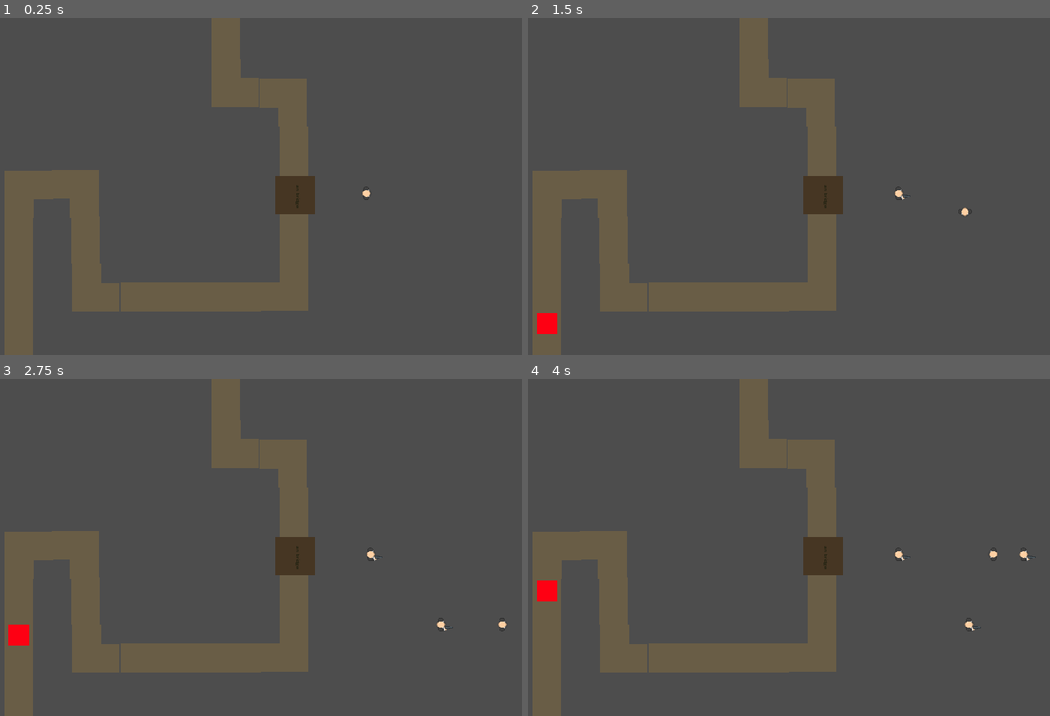
Above: before the commit, frames 1-4 (two rows, left to right).
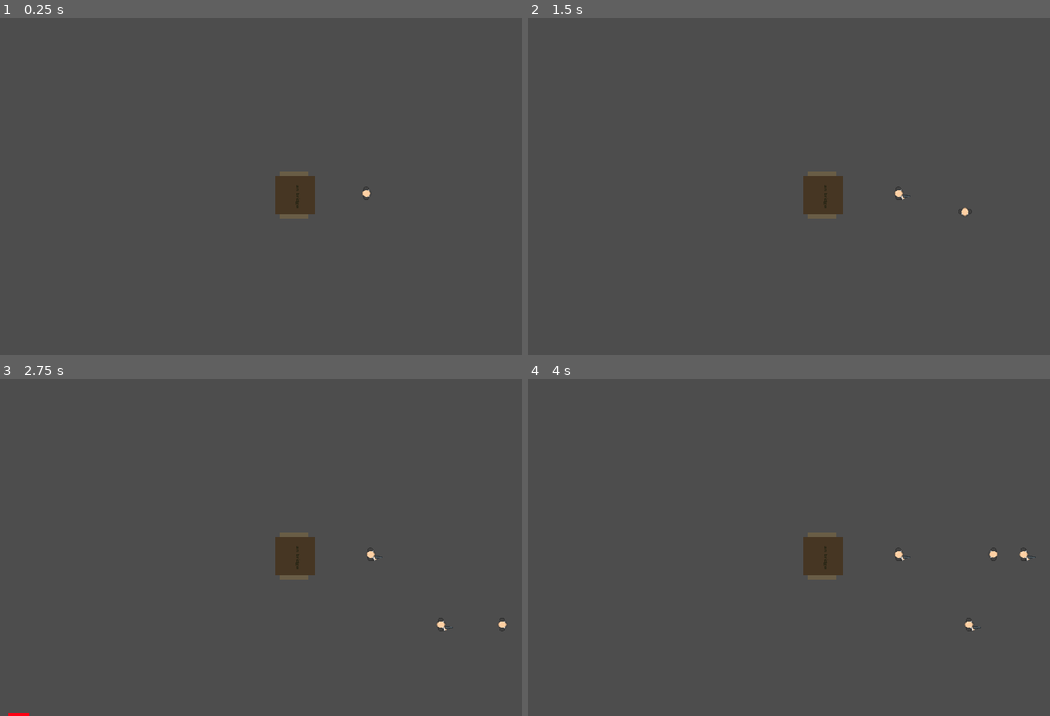
Above: after the commit, the same moments.

Repository: egreenfield323/CS390-group-prototype
Game: Godot game, scene res://GameObjects/enemyPathTrial-COPY.tscn
The game is run twice, just before and just after one commit, with the same random seed, the same clock (stepped at 60 frames per second) and the same inputs. This scene is started directly instead of the project's main scene.
Inputs (mouse positions are in pixels of both pictures, inside the frame that each line leads up to):
- Up to frame 1 (0.25 s): no input
- Up to frame 2 (1.5 s): tap Enter at 0.5 s; move the mouse to (903, 169) at 0.52 s; hold D (move_right) 0.53-1.28 s; tap Space (clone) at 0.6, 1.35 s; move the mouse to (653, 203) at 1.27 s; hold S (move_down) from 1.28 s (still down)
- Up to frame 3 (2.75 s): move the mouse to (302, 473) at 2.02 s; release S (move_down) at 2.03 s; hold D (move_right) from 2.03 s (still down); tap Space (clone) at 2.1 s
- Up to frame 4 (4 s): move the mouse to (742, 614) at 2.77 s; release D (move_right) at 2.78 s; hold W (move_up) 2.78-3.53 s; tap Space (clone) at 2.85, 3.6 s; move the mouse to (950, 598) at 3.52 s; hold A (move_left) from 3.53 s (still down)

The runs differ from the first frame. In frame 1, 14% of the frame differs, in the area x 0-60%, y 0-100%; in frame 2, 14%; in frame 3, 14%; in frame 4, 14%.

Commit message:
change size of map segments to fit the tile set

Diff:
--- a/Project/group-prototype/inDev/RoadSeg/corner1.tscn
+++ b/Project/group-prototype/inDev/RoadSeg/corner1.tscn
@@ -3,36 +3,38 @@
 [ext_resource type="Script" path="res://inDev/RoadSeg/corner1.gd" id="2_tqrdt"]
 
 [sub_resource type="RectangleShape2D" id="RectangleShape2D_yb3s6"]
-size = Vector2(149, 83)
+size = Vector2(128, 64)
 
 [sub_resource type="CircleShape2D" id="CircleShape2D_12mkd"]
-radius = 20.0998
+radius = 20.0
 
 [node name="Corner1" type="Node2D"]
 
 [node name="StaticBody2D" type="StaticBody2D" parent="."]
-collision_layer = 4
 
 [node name="CollisionShape2D" type="CollisionShape2D" parent="StaticBody2D"]
-position = Vector2(0, 29)
-rotation = 1.5708
+position = Vector2(64, 32)
 shape = SubResource("RectangleShape2D_yb3s6")
 metadata/_edit_lock_ = true
 
 [node name="CollisionShape2D2" type="CollisionShape2D" parent="StaticBody2D"]
-position = Vector2(32, -5)
+position = Vector2(32, 64)
+rotation = 1.5708
 shape = SubResource("RectangleShape2D_yb3s6")
 metadata/_edit_lock_ = true
 
 [node name="turnPoint" type="Area2D" parent="StaticBody2D"]
 position = Vector2(-35, -39)
+collision_mask = 4
 script = ExtResource("2_tqrdt")
 
 [node name="CollisionShape2D" type="CollisionShape2D" parent="StaticBody2D/turnPoint"]
+position = Vector2(35, 39)
 shape = SubResource("CircleShape2D_12mkd")
 metadata/_edit_lock_ = true
 
 [node name="ColorRect" type="ColorRect" parent="."]
+visible = false
 z_index = -1
 offset_left = 50.0
 offset_top = -49.0
@@ -44,6 +46,7 @@
 metadata/_edit_lock_ = true
 
 [node name="ColorRect2" type="ColorRect" parent="ColorRect"]
+layout_mode = 0
 offset_left = 92.0
 offset_top = -62.0
 offset_right = 243.0
--- a/Project/group-prototype/inDev/RoadSeg/corner2.tscn
+++ b/Project/group-prototype/inDev/RoadSeg/corner2.tscn
@@ -3,37 +3,40 @@
 [ext_resource type="Script" path="res://inDev/RoadSeg/corner2.gd" id="1_aude3"]
 
 [sub_resource type="RectangleShape2D" id="RectangleShape2D_1k6dq"]
-size = Vector2(149, 83)
+size = Vector2(128, 64)
 
 [sub_resource type="CircleShape2D" id="CircleShape2D_upehb"]
-radius = 22.8035
+radius = 20.0
 
 [node name="Corner2" type="Node2D"]
 
 [node name="StaticBody2D" type="StaticBody2D" parent="."]
 rotation = 1.5708
-collision_layer = 4
+collision_mask = 4
 
 [node name="CollisionShape2D" type="CollisionShape2D" parent="StaticBody2D"]
-position = Vector2(0, 29)
+position = Vector2(32.0002, 63.9999)
 rotation = 1.5708
 shape = SubResource("RectangleShape2D_1k6dq")
 metadata/_edit_lock_ = true
 
 [node name="CollisionShape2D2" type="CollisionShape2D" parent="StaticBody2D"]
-position = Vector2(32, -5)
+position = Vector2(64.0001, 31.9998)
 shape = SubResource("RectangleShape2D_1k6dq")
 metadata/_edit_lock_ = true
 
 [node name="turnPoint" type="Area2D" parent="StaticBody2D"]
 position = Vector2(-34, -41)
+collision_mask = 4
 script = ExtResource("1_aude3")
 
 [node name="CollisionShape2D" type="CollisionShape2D" parent="StaticBody2D/turnPoint"]
+position = Vector2(34, 41)
 shape = SubResource("CircleShape2D_upehb")
 metadata/_edit_lock_ = true
 
 [node name="ColorRect" type="ColorRect" parent="."]
+visible = false
 z_index = -1
 offset_left = 47.0
 offset_top = 46.0
@@ -45,6 +48,7 @@
 metadata/_edit_lock_ = true
 
 [node name="ColorRect2" type="ColorRect" parent="ColorRect"]
+layout_mode = 0
 offset_left = 92.0
 offset_top = -62.0
 offset_right = 243.0
--- a/Project/group-prototype/inDev/RoadSeg/corner3.tscn
+++ b/Project/group-prototype/inDev/RoadSeg/corner3.tscn
@@ -3,37 +3,37 @@
 [ext_resource type="Script" path="res://inDev/RoadSeg/corner3.gd" id="1_6m0fs"]
 
 [sub_resource type="RectangleShape2D" id="RectangleShape2D_epyat"]
-size = Vector2(149, 83)
+size = Vector2(128, 64)
 
 [sub_resource type="CircleShape2D" id="CircleShape2D_f7qlq"]
-radius = 22.0907
+radius = 20.0
 
 [node name="Corner3" type="Node2D"]
 
 [node name="StaticBody2D" type="StaticBody2D" parent="."]
 rotation = 3.14159
-collision_layer = 4
+collision_mask = 4
 
 [node name="CollisionShape2D" type="CollisionShape2D" parent="StaticBody2D"]
-position = Vector2(0, 29)
+position = Vector2(31.9998, 64.0001)
 rotation = 1.5708
 shape = SubResource("RectangleShape2D_epyat")
-metadata/_edit_lock_ = true
 
 [node name="CollisionShape2D2" type="CollisionShape2D" parent="StaticBody2D"]
-position = Vector2(32, -5)
+position = Vector2(63.9999, 32.0002)
 shape = SubResource("RectangleShape2D_epyat")
-metadata/_edit_lock_ = true
 
 [node name="turnPoint" type="Area2D" parent="StaticBody2D"]
 position = Vector2(-34, -38)
+collision_mask = 4
 script = ExtResource("1_6m0fs")
 
 [node name="CollisionShape2D" type="CollisionShape2D" parent="StaticBody2D/turnPoint"]
+position = Vector2(34, 38)
 shape = SubResource("CircleShape2D_f7qlq")
-metadata/_edit_lock_ = true
 
 [node name="ColorRect" type="ColorRect" parent="."]
+visible = false
 z_index = -1
 offset_left = -47.0
 offset_top = 46.0
@@ -45,6 +45,7 @@
 metadata/_edit_lock_ = true
 
 [node name="ColorRect2" type="ColorRect" parent="ColorRect"]
+layout_mode = 0
 offset_left = 92.0
 offset_top = -62.0
 offset_right = 243.0
--- a/Project/group-prototype/inDev/RoadSeg/corner4.tscn
+++ b/Project/group-prototype/inDev/RoadSeg/corner4.tscn
@@ -3,37 +3,40 @@
 [ext_resource type="Script" path="res://inDev/RoadSeg/corner4.gd" id="1_s0ncc"]
 
 [sub_resource type="RectangleShape2D" id="RectangleShape2D_e164u"]
-size = Vector2(149, 83)
+size = Vector2(128, 64)
 
 [sub_resource type="CircleShape2D" id="CircleShape2D_8h83x"]
-radius = 19.0
+radius = 20.0
 
 [node name="Corner4" type="Node2D"]
 
 [node name="StaticBody2D" type="StaticBody2D" parent="."]
 rotation = 4.71239
-collision_layer = 4
+collision_mask = 4
 
 [node name="CollisionShape2D" type="CollisionShape2D" parent="StaticBody2D"]
-position = Vector2(0, 29)
+position = Vector2(32.0001, 64)
 rotation = 1.5708
 shape = SubResource("RectangleShape2D_e164u")
 metadata/_edit_lock_ = true
 
 [node name="CollisionShape2D2" type="CollisionShape2D" parent="StaticBody2D"]
-position = Vector2(32, -5)
+position = Vector2(64, 31.9999)
 shape = SubResource("RectangleShape2D_e164u")
 metadata/_edit_lock_ = true
 
 [node name="turnPoint" type="Area2D" parent="StaticBody2D"]
 position = Vector2(-38, -42)
+collision_mask = 4
 script = ExtResource("1_s0ncc")
 
 [node name="CollisionShape2D" type="CollisionShape2D" parent="StaticBody2D/turnPoint"]
+position = Vector2(38, 42)
 shape = SubResource("CircleShape2D_8h83x")
 metadata/_edit_lock_ = true
 
 [node name="ColorRect" type="ColorRect" parent="."]
+visible = false
 z_index = -1
 offset_left = -47.0
 offset_top = -45.0
@@ -44,6 +47,7 @@
 metadata/_edit_lock_ = true
 
 [node name="ColorRect2" type="ColorRect" parent="ColorRect"]
+layout_mode = 0
 offset_left = 92.0
 offset_top = -62.0
 offset_right = 243.0
--- a/Project/group-prototype/inDev/RoadSeg/straight.tscn
+++ b/Project/group-prototype/inDev/RoadSeg/straight.tscn
@@ -1,19 +1,18 @@
 [gd_scene load_steps=2 format=3 uid="uid://vx3mr66olv7a"]
 
 [sub_resource type="RectangleShape2D" id="RectangleShape2D_5rug8"]
-size = Vector2(149, 83)
+size = Vector2(128, 64)
 
 [node name="Straight" type="Node2D"]
 
 [node name="StaticBody2D" type="StaticBody2D" parent="."]
-collision_layer = 4
+collision_mask = 4
 
 [node name="CollisionShape2D" type="CollisionShape2D" parent="StaticBody2D"]
-position = Vector2(0, 29)
 shape = SubResource("RectangleShape2D_5rug8")
-metadata/_edit_lock_ = true
 
 [node name="ColorRect" type="ColorRect" parent="."]
+visible = false
 z_index = -1
 offset_left = -74.0
 offset_top = -17.0
